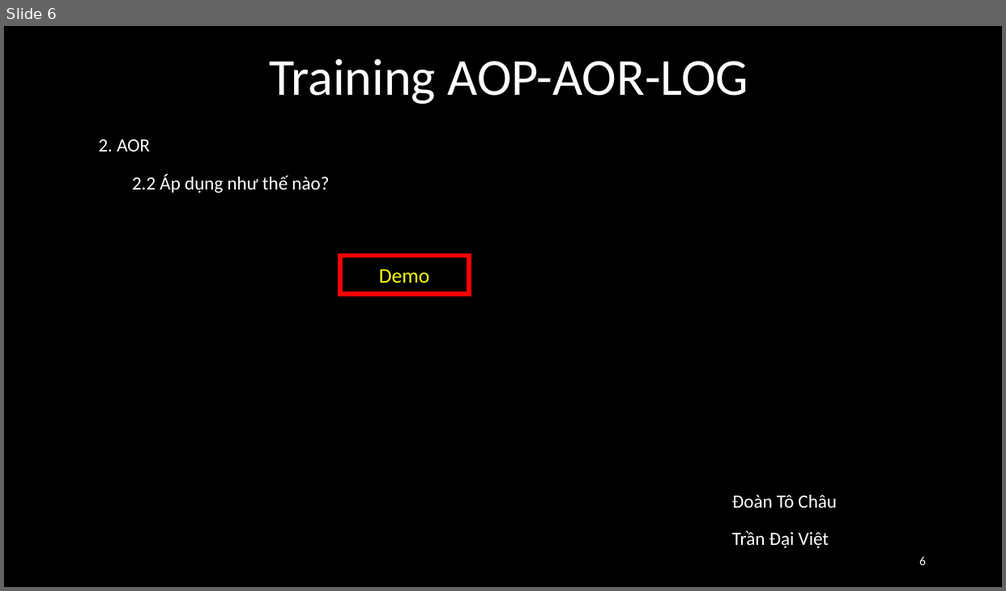
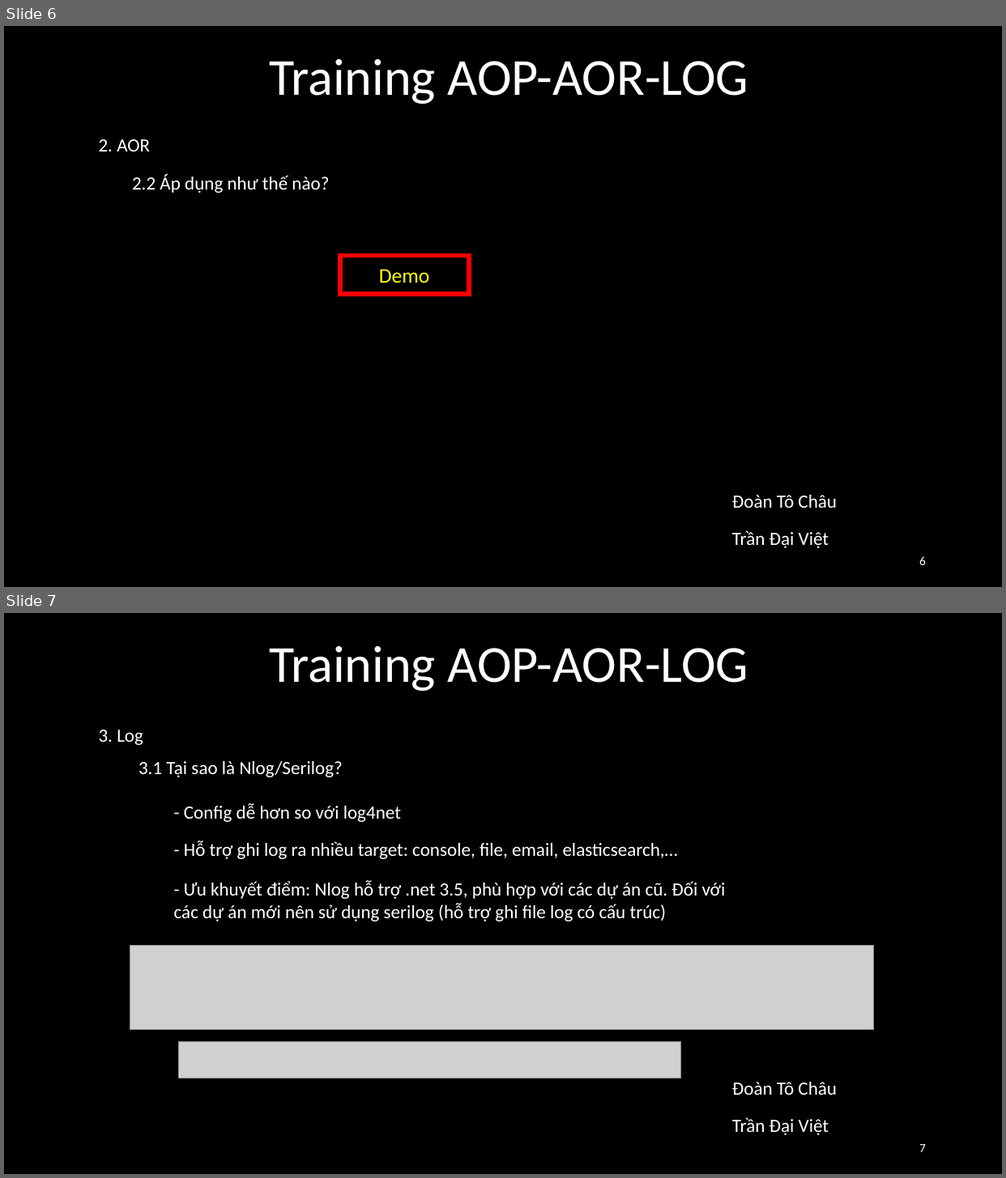
Before and after one commit to chaudt/Training-AOP-AOR-LOG, a slide deck: Slide.pptx. Shown one above the other, each under a label of ours: slide 6 before the commit, slides 6 and 7 after it. The pictures are 1006x591 and 1006x1178 pixels, drawn with LibreOffice and Linux fonts; fonts in the diff are those of the drawing; grey boxes stand for pictures. Boxes give left, top, right and bottom in pixels: in the first picture for what was removed or moved away, otherwise in the second. Text is boxed around its words. In the diff, an @@ line names an element or a change of style, - is before the commit and + after.

```diff
--- a/Slide.pptx
+++ b/Slide.pptx
@@ slide 7 added at box(4, 613, 1002, 1174), background #000000 @@
@@ text added at box(269, 646, 749, 691), 50 pt, text #FFFFFF @@
+Training AOP-AOR-LOG
@@ text added at box(99, 730, 143, 745), 18 pt, text #FFFFFF @@
+3. Log
@@ text added at box(138, 761, 343, 777), 18 pt, text #FFFFFF @@
+3.1 Tại sao là Nlog/Serilog?
@@ text added at box(184, 803, 401, 822), 18 pt, text #FFFFFF @@
+- Config dễ hơn so với log4net
@@ text added at box(184, 841, 678, 859), 18 pt, text #FFFFFF @@
+- Hỗ trợ ghi log ra nhiều target: console, file, email, elasticsearch,…
@@ text added at box(174, 880, 726, 922), 18 pt, text #FFFFFF @@
+- Ưu khuyết điểm: Nlog hỗ trợ .net 3.5, phù hợp với các dự án cũ. Đối với
+các dự án mới nên sử dụng serilog (hỗ trợ ghi file log có cấu trúc)
@@ picture added at box(130, 946, 874, 1030) @@
@@ picture added at box(179, 1042, 681, 1079) @@
@@ text added at box(732, 1082, 837, 1095), 18 pt, text #FFFFFF @@
+Đoàn Tô Châu
@@ text added at box(732, 1118, 829, 1135), 18 pt, text #FFFFFF @@
+Trần Đại Việt
@@ page number added at box(919, 1144, 926, 1152), 12 pt, text #FFFFFF @@
+7
```
Also in this commit, not shown: 2 other slides added, 1 slide removed.
